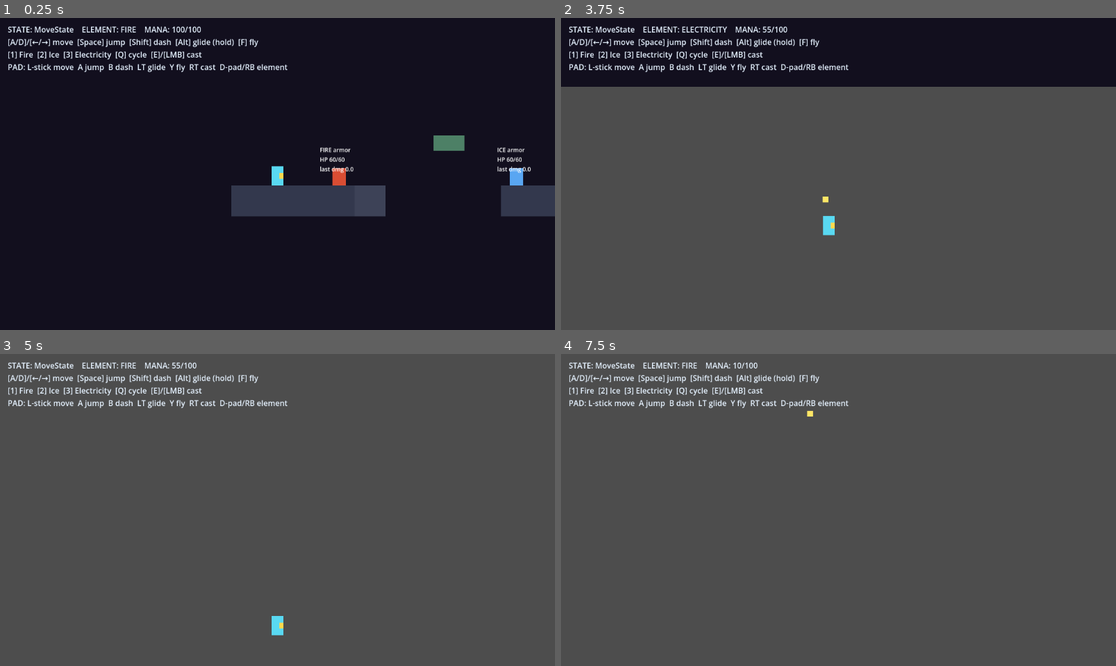
Above: before the commit, frames 1-4 (two rows, left to right).
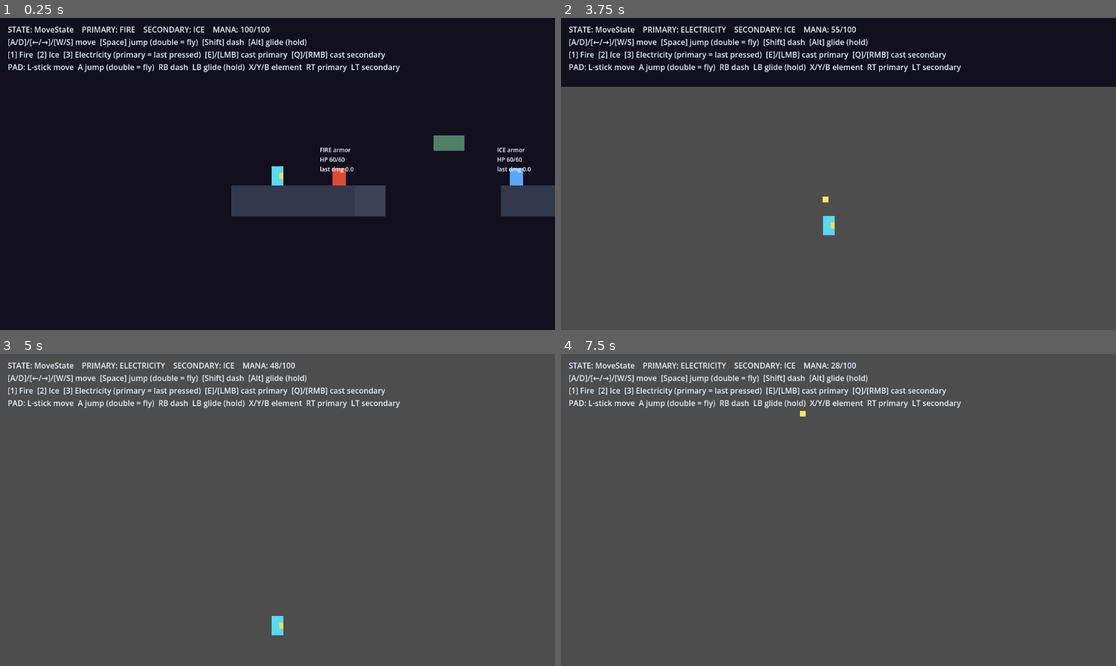
Above: after the commit, the same moments.

Repository: lordiwa/mageRage
Game: Godot game, scene res://levels/test_level.tscn
Two runs of this game, one before a commit and one after it. Both use one fixed random seed, a clock stepped at 60 frames per second and the inputs below.
Inputs (mouse positions are in pixels of both pictures, inside the frame that each line leads up to):
- Up to frame 1 (0.25 s): no input
- Up to frame 2 (3.75 s): tap Enter at 0.5 s; move the mouse to (960, 158) at 0.52 s; hold D (move_right) 0.53-1.25 s; tap E (cast, bound only before the commit) at 0.6 s; click (960, 158) at 0.67 s; tap Space (jump) at 0.77, 1.07 s; tap Shift (dash) at 0.8 s; drag from (727, 189) to (810, 236) at 1.27 s; move the mouse to (894, 105) at 2.02 s; hold D (move_right) 2.03-2.75 s; tap 1 (element_1) at 2.1 s; click (894, 105) at 2.17 s; tap 2 (element_2) at 2.3 s; drag from (810, 236) to (921, 155) at 2.77 s; move the mouse to (1005, 220) at 3.52 s; hold A (move_left) from 3.53 s (still down); tap 3 (element_3) at 3.6 s; click (1005, 220) at 3.67 s
- Up to frame 3 (5 s): tap Space (jump) at 3.77, 4.07 s; tap Q (element_cycle, bound only before the commit) at 3.8 s; release A (move_left) at 4.25 s; drag from (111, 463) to (194, 432) at 4.27 s
- Up to frame 4 (7.5 s): move the mouse to (866, 510) at 5.02 s; hold S (move_down) 5.03-5.75 s; hold Ctrl (glide) 5.03-5.75 s; tap F (fly, bound only before the commit) at 5.1 s; click (866, 510) at 5.17 s; drag from (755, 432) to (727, 525) at 5.77 s; tap Space (jump) at 6.5, 6.6, 6.77, 7.07 s; move the mouse to (960, 494) at 6.52 s; hold W (move_up) 6.53-7.25 s; click (960, 494) at 6.67 s; tap E (cast, bound only before the commit) at 6.8 s; tap Enter at 7.25 s; drag from (727, 525) to (810, 572) at 7.27 s

The runs differ from the first frame. In frame 1, 2.3% of the frame differs, in the area x 9-73%, y 2-18%; in frame 2, 2.4%; in frame 3, 2.2%; in frame 4, 2.3%.

Commit message:
feat(TASK-008): DD-008 controls — double-jump fly, 2-element loadout, dual triggers
- Flight is now the second air jump (electricity-gated); no dedicated fly action.
  Glide moves to LB/Alt, dash to RB/Shift; jump_count tracked, reset on landing.
- MagicManager becomes a primary+secondary loadout: element buttons promote to
  primary and demote the prior primary to secondary (last-two-distinct stack).
  cast_primary (RT/E/LMB) and cast_secondary (LT/Q/RMB) replace the single cast.
- InputMap reworked: remove fly/element_cycle/cast; add cast_primary/secondary;
  glide=LB(9), dash=RB(10), elements=X/Y/B; keyboard/mouse kept additive.
- HUD shows primary + secondary + mana and the DD-008 control hints.

Co-Authored-By: Claude Opus 4.8 (1M context) <noreply@anthropic.com>

Diff:
--- a/project.godot
+++ b/project.godot
@@ -61,50 +61,45 @@
 dash={
 "deadzone": 0.5,
 "events": [Object(InputEventKey,"resource_local_to_scene":false,"resource_name":"","device":-1,"window_id":0,"alt_press …(195 unchanged characters)…
-, Object(InputEventJoypadButton,"resource_local_to_scene":false,"resource_name":"","device":-1,"button_index":1,"pressure":0.0,"pressed":false,"script":null)
+, Object(InputEventJoypadButton,"resource_local_to_scene":false,"resource_name":"","device":-1,"button_index":10,"pressure":0.0,"pressed":false,"script":null)
 ]
 }
 glide={
 "deadzone": 0.5,
 "events": [Object(InputEventKey,"resource_local_to_scene":false,"resource_name":"","device":-1,"window_id":0,"alt_press …(195 unchanged characters)…
-, Object(InputEventJoypadMotion,"resource_local_to_scene":false,"resource_name":"","device":-1,"axis":4,"axis_value":1.0,"script":null)
-]
-}
-fly={
-"deadzone": 0.5,
-"events": [Object(InputEventKey,"resource_local_to_scene":false,"resource_name":"","device":-1,"window_id":0,"alt_pressed":false,"shift_pressed":false,"ctrl_pressed":false,"meta_pressed":false,"pressed":false,"keycode":0,"physical_keycode":70,"key_label":0,"unicode":102,"location":0,"echo":false,"script":null)
-, Object(InputEventJoypadButton,"resource_local_to_scene":false,"resource_name":"","device":-1,"button_index":3,"pressure":0.0,"pressed":false,"script":null)
+, Object(InputEventJoypadButton,"resource_local_to_scene":false,"resource_name":"","device":-1,"button_index":9,"pressure":0.0,"pressed":false,"script":null)
 ]
 }
 element_1={
 "deadzone": 0.5,
 "events": [Object(InputEventKey,"resource_local_to_scene":false,"resource_name":"","device":-1,"window_id":0,"alt_press …(191 unchanged characters)…
-, Object(InputEventJoypadButton,"resource_local_to_scene":false,"resource_name":"","device":-1,"button_index":13,"pressure":0.0,"pressed":false,"script":null)
+, Object(InputEventJoypadButton,"resource_local_to_scene":false,"resource_name":"","device":-1,"button_index":2,"pressure":0.0,"pressed":false,"script":null)
 ]
 }
 element_2={
 "deadzone": 0.5,
 "events": [Object(InputEventKey,"resource_local_to_scene":false,"resource_name":"","device":-1,"window_id":0,"alt_press …(191 unchanged characters)…
-, Object(InputEventJoypadButton,"resource_local_to_scene":false,"resource_name":"","device":-1,"button_index":11,"pressure":0.0,"pressed":false,"script":null)
+, Object(InputEventJoypadButton,"resource_local_to_scene":false,"resource_name":"","device":-1,"button_index":3,"pressure":0.0,"pressed":false,"script":null)
 ]
 }
 element_3={
 "deadzone": 0.5,
 "events": [Object(InputEventKey,"resource_local_to_scene":false,"resource_name":"","device":-1,"window_id":0,"alt_press …(191 unchanged characters)…
-, Object(InputEventJoypadButton,"resource_local_to_scene":false,"resource_name":"","device":-1,"button_index":14,"pressure":0.0,"pressed":false,"script":null)
+, Object(InputEventJoypadButton,"resource_local_to_scene":false,"resource_name":"","device":-1,"button_index":1,"pressure":0.0,"pressed":false,"script":null)
 ]
 }
-element_cycle={
-"deadzone": 0.5,
-"events": [Object(InputEventKey,"resource_local_to_scene":false,"resource_name":"","device":-1,"window_id":0,"alt_pressed":false,"shift_pressed":false,"ctrl_pressed":false,"meta_pressed":false,"pressed":false,"keycode":0,"physical_keycode":81,"key_label":0,"unicode":113,"location":0,"echo":false,"script":null)
-, Object(InputEventJoypadButton,"resource_local_to_scene":false,"resource_name":"","device":-1,"button_index":10,"pressure":0.0,"pressed":false,"script":null)
-]
-}
-cast={
+cast_primary={
 "deadzone": 0.5,
 "events": [Object(InputEventKey,"resource_local_to_scene":false,"resource_name":"","device":-1,"window_id":0,"alt_press …(192 unchanged characters)…
 , Object(InputEventMouseButton,"resource_local_to_scene":false,"resource_name":"","device":-1,"window_id":0,"alt_presse …(244 unchanged characters)…
 , Object(InputEventJoypadMotion,"resource_local_to_scene":false,"resource_name":"","device":-1,"axis":5,"axis_value":1.0,"script":null)
+]
+}
+cast_secondary={
+"deadzone": 0.5,
+"events": [Object(InputEventKey,"resource_local_to_scene":false,"resource_name":"","device":-1,"window_id":0,"alt_pressed":false,"shift_pressed":false,"ctrl_pressed":false,"meta_pressed":false,"pressed":false,"keycode":0,"physical_keycode":81,"key_label":0,"unicode":113,"location":0,"echo":false,"script":null)
+, Object(InputEventMouseButton,"resource_local_to_scene":false,"resource_name":"","device":-1,"window_id":0,"alt_pressed":false,"shift_pressed":false,"ctrl_pressed":false,"meta_pressed":false,"button_mask":0,"position":Vector2(0, 0),"global_position":Vector2(0, 0),"factor":1.0,"button_index":2,"canceled":false,"pressed":false,"double_click":false,"script":null)
+, Object(InputEventJoypadMotion,"resource_local_to_scene":false,"resource_name":"","device":-1,"axis":4,"axis_value":1.0,"script":null)
 ]
 }
 
--- a/scripts/combat/projectile.gd
+++ b/scripts/combat/projectile.gd
@@ -30,7 +30,7 @@
 	body_entered.connect(_on_body_entered)
 	area_entered.connect(_on_area_entered)
 
-## Called by MagicManager.cast(): copy spell data and aim.
+## Called by MagicManager.cast_primary()/cast_secondary(): copy spell data and aim.
 func setup(spell: SpellData, direction: Vector2) -> void:
 	element = spell.element
 	base_damage = spell.damage
--- a/scripts/fsm/states/flight_state.gd
+++ b/scripts/fsm/states/flight_state.gd
@@ -1,9 +1,9 @@
 ## Free flight state (GDD: Electricity => Levitation / true 8-directional flight).
 ##
 ## Gravity is ignored: the hero moves under pure directional input. This state is
-## only reachable through the electricity-gated transitions in JumpState /
-## GlideState, so it needs no "am I unlocked?" flag of its own. Pressing fly
-## again drops out of flight back into normal airborne handling.
+## only reachable through the electricity-gated DOUBLE-JUMP transitions in
+## JumpState / GlideState, so it needs no "am I unlocked?" flag of its own.
+## DD-008: there is no toggle-out — flight ends only on landing.
 class_name FlightState extends EstadoBase
 
 const FLY_SPEED := 260.0
@@ -21,14 +21,8 @@
 		player.facing = signf(input.x)
 	player.move_and_slide()
 
-	# Landed while flying -> grounded handling (no free re-launch through Jump).
+	# DD-008: flight ends only on landing (no toggle-out). Landed while flying ->
+	# grounded handling (no free re-launch through Jump).
 	if player.is_on_floor():
 		transition_to("MoveState")
 		return
-
-	# Toggle out of flight -> resume gravity-bound airborne handling. Flag the
-	# next JumpState entry to skip the launch impulse / dash reset, so leaving
-	# flight is not a free upward leap that also re-grants the air dash.
-	if Input.is_action_just_pressed("fly"):
-		player.suppress_jump_impulse = true
-		transition_to("JumpState")
--- a/scripts/fsm/states/glide_state.gd
+++ b/scripts/fsm/states/glide_state.gd
@@ -2,8 +2,8 @@
 ##
 ## Clamps descent speed so the hero floats across long horizontal chasms while
 ## the glide input is held. Releasing glide drops back to JumpState (normal
-## fall); pressing fly (with Electricity) promotes to FlightState; landing
-## returns to MoveState.
+## fall); DD-008 double-jump (a second jump press, with Electricity) promotes to
+## FlightState; landing returns to MoveState.
 class_name GlideState extends EstadoBase
 
 const SPEED := 240.0
@@ -23,7 +23,10 @@
 	if player.is_on_floor():
 		transition_to("MoveState")
 		return
-	if player.abilities.has("electricity") and Input.is_action_just_pressed("fly"):
+	# DD-008 double-jump -> flight (electricity-gated). A second jump press while
+	# gliding promotes to flight; without electricity it does nothing.
+	if player.abilities.has("electricity") and player.jump_count >= 1 \
+			and Input.is_action_just_pressed("jump"):
 		transition_to("FlightState")
 		return
 	if not Input.is_action_pressed("glide"):
--- a/scripts/fsm/states/jump_state.gd
+++ b/scripts/fsm/states/jump_state.gd
@@ -3,7 +3,8 @@
 ## Applies the jump impulse on enter, then air control + gravity. Offers three
 ## exits, each gated on the matching unlocked ability:
 ##   - Ice  => hold glide while descending -> GlideState
-##   - Electricity => press fly -> FlightState (the game-changer)
+##   - Electricity => DD-008 DOUBLE JUMP: a SECOND jump press in the air ->
+##     FlightState (the game-changer). No dedicated `fly` action.
 ##   - touching floor -> MoveState
 ## Also provides a one-shot air dash (Fire's explosive dash) on the "dash" input.
 class_name JumpState extends EstadoBase
@@ -26,6 +27,9 @@
 	else:
 		player.velocity.y = JUMP_VELOCITY  # the leap impulse
 		_dash_used = false
+		# DD-008: register this leap so a subsequent air jump press is the
+		# genuine SECOND jump (-> flight). reset_jumps() runs on landing.
+		player.register_jump()
 
 func physics_update(delta: float) -> void:
 	var dir := Input.get_axis("move_left", "move_right")
@@ -62,9 +66,11 @@
 		transition_to("MoveState")
 		return
 
-	# Electricity unlock: free flight. Gated here so without electricity the
-	# fly input is a no-op (ability gating).
-	if player.abilities.has("electricity") and Input.is_action_just_pressed("fly"):
+	# DD-008 double-jump -> flight. A SECOND jump press in the air (the first
+	# leap already registered jump_count >= 1) promotes to flight, gated on
+	# electricity. Without electricity the double-jump does nothing.
+	if player.abilities.has("electricity") and player.jump_count >= 1 \
+			and Input.is_action_just_pressed("jump"):
 		transition_to("FlightState")
 		return
 
--- a/scripts/fsm/states/move_state.gd
+++ b/scripts/fsm/states/move_state.gd
@@ -21,6 +21,8 @@
 		_coyote -= delta
 	else:
 		_coyote = COYOTE_TIME
+		# DD-008: grounded -> reset the double-jump counter for the next airtime.
+		player.reset_jumps()
 
 	var dir := Input.get_axis("move_left", "move_right")
 	player.velocity.x = dir * SPEED
--- a/scripts/managers/magic_manager.gd
+++ b/scripts/managers/magic_manager.gd
@@ -1,54 +1,76 @@
 ## MagicManager (godot-game-dev SKILL Workflow 2): holds the three SpellData
-## (Fire/Ice/Electricity), equips/cycles between them, and on cast checks+spends
-## mana then spawns the equipped spell's projectile in the aim direction. Only
-## READS SpellData (data-driven magic); never one script per spell.
+## (Fire/Ice/Electricity) and a DD-008 two-slot loadout (PRIMARY + SECONDARY).
+## Only READS SpellData (data-driven magic); never one script per spell.
 ##
-## Split for headless testing: try_cast() does the mana check/spend and returns the
-## SpellData to spawn (or null); cast() wires that to an actual projectile spawn.
+## DD-008 loadout: select(index) promotes that element to PRIMARY and demotes the
+## previous primary to SECONDARY — a stack of the last two distinct elements.
+## Re-selecting the current primary is a no-op. cast_primary fires the primary
+## slot, cast_secondary the secondary; each checks+spends mana per cast.
+##
+## Split for headless testing: try_cast_primary()/try_cast_secondary() do the mana
+## check/spend and return the SpellData to spawn (or null); cast_primary()/
+## cast_secondary() wire that to an actual projectile spawn.
 class_name MagicManager extends Node
 
-signal equipped_changed(spell: SpellData)
+signal loadout_changed(primary: SpellData, secondary: SpellData)
 
 @export var spells: Array[SpellData] = []
 @export var mana: Mana
 
-var equipped: SpellData
-var _index := 0
+## DD-008 two-element loadout. primary fires on cast_primary, secondary on
+## cast_secondary.
+var primary: SpellData
+var secondary: SpellData
 
 func _ready() -> void:
-	equip(0)
+	# Default loadout: the first two distinct spells (primary, secondary).
+	if spells.size() >= 1:
+		primary = spells[0]
+	if spells.size() >= 2:
+		secondary = spells[1]
+	loadout_changed.emit(primary, secondary)
 
-## Equip the spell in slot `index`. Out-of-range indices are ignored.
-func equip(index: int) -> void:
+## Select the element in slot `index`: promote it to PRIMARY and demote the
+## previous primary to SECONDARY (last-two-distinct stack). Re-selecting the
+## current primary is a no-op. Out-of-range indices are ignored.
+func select(index: int) -> void:
 	if index < 0 or index >= spells.size():
 		return
-	_index = index
-	equipped = spells[index]
-	equipped_changed.emit(equipped)
+	var chosen := spells[index]
+	if chosen == primary:
+		return                       # already primary: no-op
+	secondary = primary              # demote old primary
+	primary = chosen                 # promote selection
+	loadout_changed.emit(primary, secondary)
 
-## Advance to the next spell, wrapping around.
-func cycle() -> void:
-	if spells.is_empty():
-		return
-	equip((_index + 1) % spells.size())
+## The element of the primary slot (or -1 if none).
+func primary_element() -> int:
+	return primary.element if primary != null else -1
 
-## The element of the currently equipped spell (or -1 if none).
-func equipped_element() -> int:
-	return equipped.element if equipped != null else -1
+## The element of the secondary slot (or -1 if none).
+func secondary_element() -> int:
+	return secondary.element if secondary != null else -1
 
-## Validate and pay for a cast. Returns the equipped SpellData on success (mana
+## Validate and pay for casting `spell`. Returns the SpellData on success (mana
 ## spent) or null when there is no spell or mana < cost (mana untouched).
-func try_cast() -> SpellData:
-	if equipped == null or mana == null:
+func _try_cast(spell: SpellData) -> SpellData:
+	if spell == null or mana == null:
 		return null
-	if not mana.spend(equipped.mana_cost):
+	if not mana.spend(spell.mana_cost):
 		return null
-	return equipped
+	return spell
 
-## Full runtime cast: spends mana and spawns the projectile from `origin` toward
-## `direction`. Returns true if a projectile was spawned.
-func cast(origin: Node2D, direction: Vector2) -> bool:
-	var spell := try_cast()
+## Validate and pay for a PRIMARY-slot cast (see _try_cast).
+func try_cast_primary() -> SpellData:
+	return _try_cast(primary)
+
+## Validate and pay for a SECONDARY-slot cast (see _try_cast).
+func try_cast_secondary() -> SpellData:
+	return _try_cast(secondary)
+
+## Spawn the projectile for `spell` from `origin` toward `direction`. Returns true
+## if a projectile was spawned.
+func _spawn(spell: SpellData, origin: Node2D, direction: Vector2) -> bool:
 	if spell == null or spell.projectile == null:
 		return false
 	var p := spell.projectile.instantiate()
@@ -57,3 +79,11 @@
 		p.setup(spell, direction)
 	origin.get_tree().current_scene.add_child(p)
 	return true
+
+## Full runtime PRIMARY cast: spends mana and spawns the primary projectile.
+func cast_primary(origin: Node2D, direction: Vector2) -> bool:
+	return _spawn(try_cast_primary(), origin, direction)
+
+## Full runtime SECONDARY cast: spends mana and spawns the secondary projectile.
+func cast_secondary(origin: Node2D, direction: Vector2) -> bool:
+	return _spawn(try_cast_secondary(), origin, direction)
--- a/scripts/player/player.gd
+++ b/scripts/player/player.gd
@@ -17,9 +17,13 @@
 var facing := 1.0
 
 ## One-shot: when true, the next JumpState entry skips the launch impulse + dash
-## reset. Set by FlightState when toggling flight off so leaving flight does not
-## grant a free upward leap (and re-grant the air dash).
+## reset. Retained from earlier flight-toggle handling; harmless under DD-008.
 var suppress_jump_impulse := false
+
+## DD-008 double-jump: number of jumps fired since leaving the ground. The first
+## leap (Move -> Jump) registers as 1; a SECOND jump press in the air (with
+## electricity) promotes to FlightState. Reset to 0 on landing.
+var jump_count := 0
 
 var _jump_buffer := 0.0
 
@@ -45,24 +49,26 @@
 
 	_process_magic(delta)
 
-## Element swap + cast. Swapping is moment-to-moment (the GDD micro-loop); cast
-## fires the equipped spell in the facing direction, paying mana via MagicManager.
+## DD-008 loadout swap + dual-trigger cast. Selecting an element promotes it to
+## the primary slot (demoting the prior primary to secondary). cast_primary fires
+## the primary slot, cast_secondary the secondary — both in the facing direction,
+## paying mana via MagicManager.
 func _process_magic(delta: float) -> void:
 	if _magic == null:
 		return
 	if _mana != null:
 		_mana.regenerate(delta)
 	if Input.is_action_just_pressed("element_1"):
-		_magic.equip(0)
+		_magic.select(0)
 	elif Input.is_action_just_pressed("element_2"):
-		_magic.equip(1)
+		_magic.select(1)
 	elif Input.is_action_just_pressed("element_3"):
-		_magic.equip(2)
-	elif Input.is_action_just_pressed("element_cycle"):
-		_magic.cycle()
-	if Input.is_action_just_pressed("cast"):
-		var origin: Node2D = _muzzle if _muzzle != null else self
-		_magic.cast(origin, Vector2(facing, 0.0))
+		_magic.select(2)
+	var origin: Node2D = _muzzle if _muzzle != null else self
+	if Input.is_action_just_pressed("cast_primary"):
+		_magic.cast_primary(origin, Vector2(facing, 0.0))
+	if Input.is_action_just_pressed("cast_secondary"):
+		_magic.cast_secondary(origin, Vector2(facing, 0.0))
 
 ## Read-only accessors for the HUD (decoupled: the HUD polls, the player exposes).
 func current_mana() -> float:
@@ -71,8 +77,21 @@
 func max_mana() -> float:
 	return _mana.max_mana if _mana != null else 0.0
 
-func equipped_spell() -> SpellData:
-	return _magic.equipped if _magic != null else null
+## DD-008 HUD accessors: the primary/secondary equipped elements.
+func primary_spell() -> SpellData:
+	return _magic.primary if _magic != null else null
+
+func secondary_spell() -> SpellData:
+	return _magic.secondary if _magic != null else null
+
+## DD-008 double-jump bookkeeping. The FSM calls register_jump() when a leap
+## fires and reset_jumps() on landing; JumpState/GlideState read jump_count to
+## decide whether a fresh jump press is the genuine second jump (-> flight).
+func register_jump() -> void:
+	jump_count += 1
+
+func reset_jumps() -> void:
+	jump_count = 0
 
 ## Peek: is a jump currently buffered? Does NOT clear the buffer, so a state can
 ## check the floor/coyote condition before committing to fire.
--- a/scripts/ui/debug_hud.gd
+++ b/scripts/ui/debug_hud.gd
@@ -43,14 +43,20 @@
 func _refresh() -> void:
 	if _label == null:
 		return
-	var element_txt := "—"
+	var primary_txt := "—"
+	var secondary_txt := "—"
 	var mana_txt := "—"
 	if _player != null:
-		if _player.has_method("equipped_spell"):
-			var spell = _player.equipped_spell()
-			if spell != null:
-				element_txt = _ELEMENT_NAMES[spell.element]
+		if _player.has_method("primary_spell"):
+			var ps = _player.primary_spell()
+			if ps != null:
+				primary_txt = _ELEMENT_NAMES[ps.element]
+		if _player.has_method("secondary_spell"):
+			var ss = _player.secondary_spell()
+			if ss != null:
+				secondary_txt = _ELEMENT_NAMES[ss.element]
 		if _player.has_method("current_mana"):
 			mana_txt = "%d/%d" % [int(_player.current_mana()), int(_player.max_mana())]
-	_label.text = "STATE: %s    ELEMENT: %s    MANA: %s\n[A/D]/[←/→] move  [Space] jump  [Shift] dash  [Alt] glide (hold)  [F] fly\n[1] Fire  [2] Ice  [3] Electricity  [Q] cycle  [E]/[LMB] cast\nPAD: L-stick move  A jump  B dash  LT glide  Y fly  RT cast  D-pad/RB element" % [
-		_state_name, element_txt, mana_txt]
+	# DD-008 control hints (gamepad-first, keyboard additive).
+	_label.text = "STATE: %s    PRIMARY: %s    SECONDARY: %s    MANA: %s\n[A/D]/[←/→]/[W/S] move  [Space] jump (double = fly)  [Shift] dash  [Alt] glide (hold)\n[1] Fire  [2] Ice  [3] Electricity (primary = last pressed)  [E]/[LMB] cast primary  [Q]/[RMB] cast secondary\nPAD: L-stick move  A jump (double = fly)  RB dash  LB glide (hold)  X/Y/B element  RT primary  LT secondary" % [
+		_state_name, primary_txt, secondary_txt, mana_txt]
